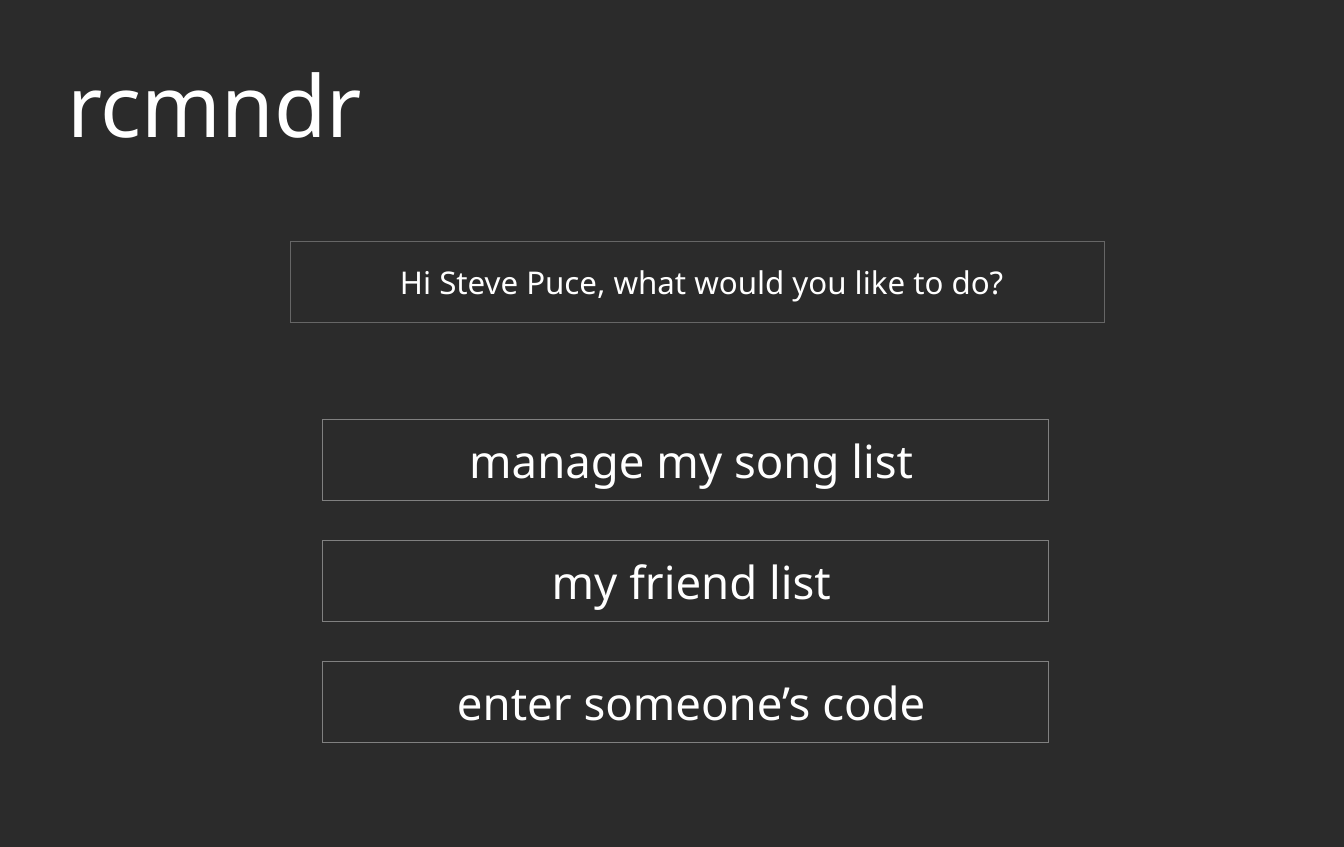
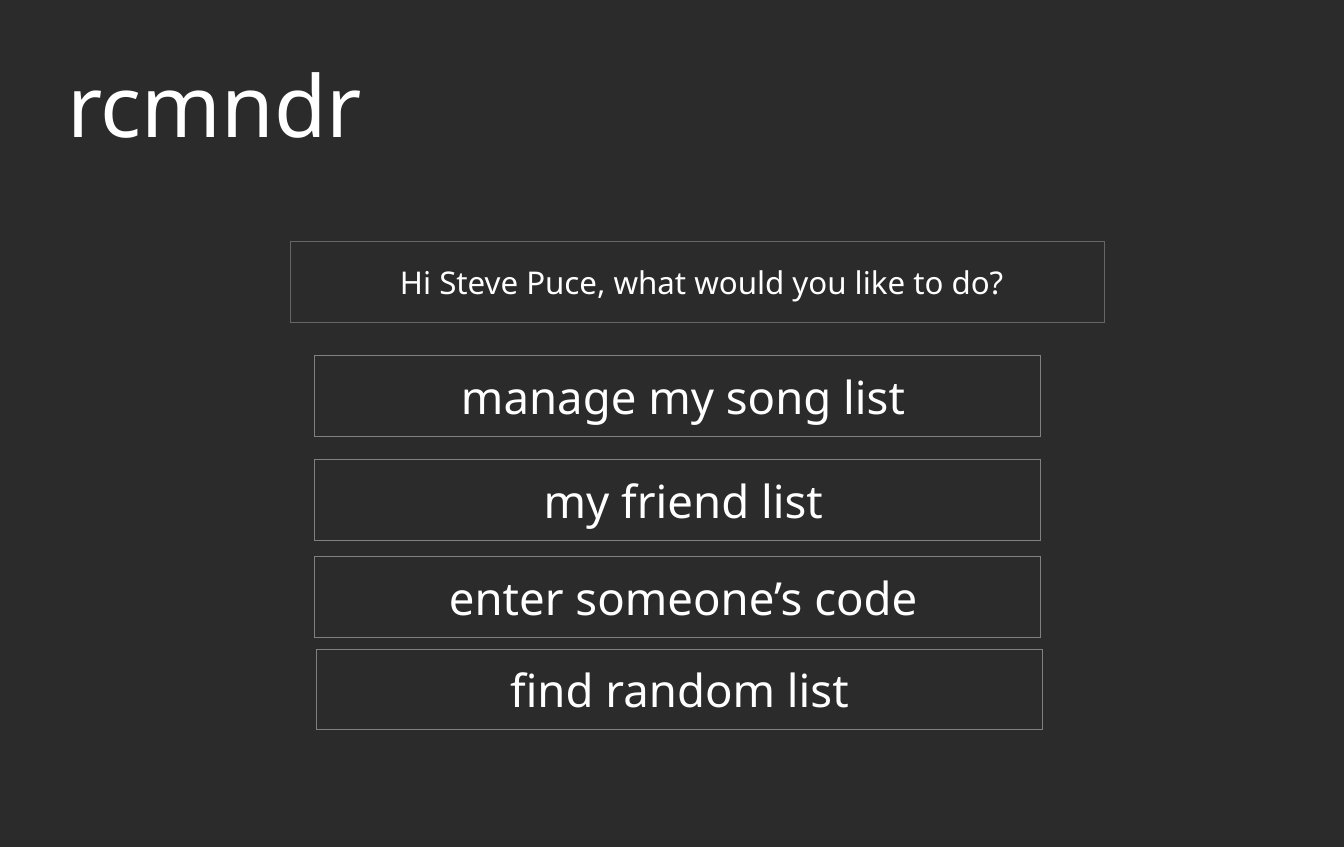
Before and after one commit to aimee-mcneil-melville/ToDo-Full-Stack, a slide deck: slide 3 of presentation/slideshow.odp. Drawn at 1344x847 pixels with LibreOffice and Linux fonts; fonts in the diff are those of the drawing; background and template pictures are left out; a plain dark background stands for a picture behind light text. Boxes give left, top, right and bottom in pixels: in the first picture for what was removed or moved away, otherwise in the second. Text is boxed around its words. In the diff, an @@ line names an element or a change of style, - is before the commit and + after.

Commit message:
edited presentation slides

```diff
--- a/presentation/slideshow.odp
+++ b/presentation/slideshow.odp
@@ text "manage my song list": place and size @@
-text "manage my song list" at <box>323,419,1049,500</box>
+text "manage my song list" at <box>314,355,1041,436</box>
@@ text "my friend list": place and size @@
-text "my friend list" at <box>323,541,1049,622</box>
+text "my friend list" at <box>314,460,1041,541</box>
@@ text "enter someone’s code": place and size @@
-text "enter someone’s code" at <box>323,662,1049,743</box>
+text "enter someone’s code" at <box>314,556,1041,637</box>
@@ text added at <box>317,649,1043,730</box>, outline #808080 0 pt, 32 pt, text #FFFFFF @@
+find random list
```
Also in this commit, not shown: 1 other file.
